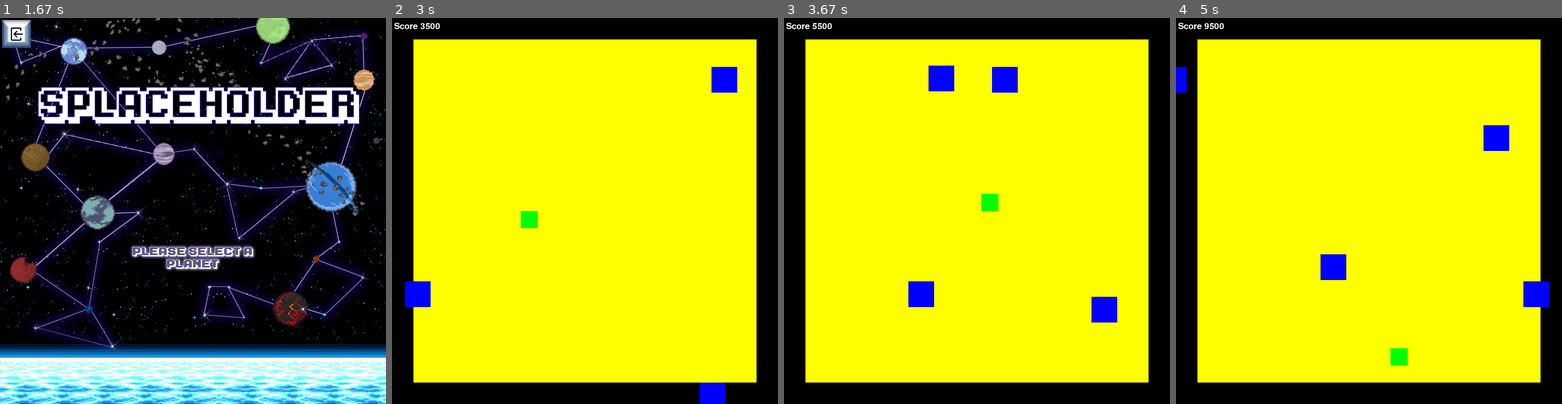
Above: before the commit, frames 1-4 (left to right).
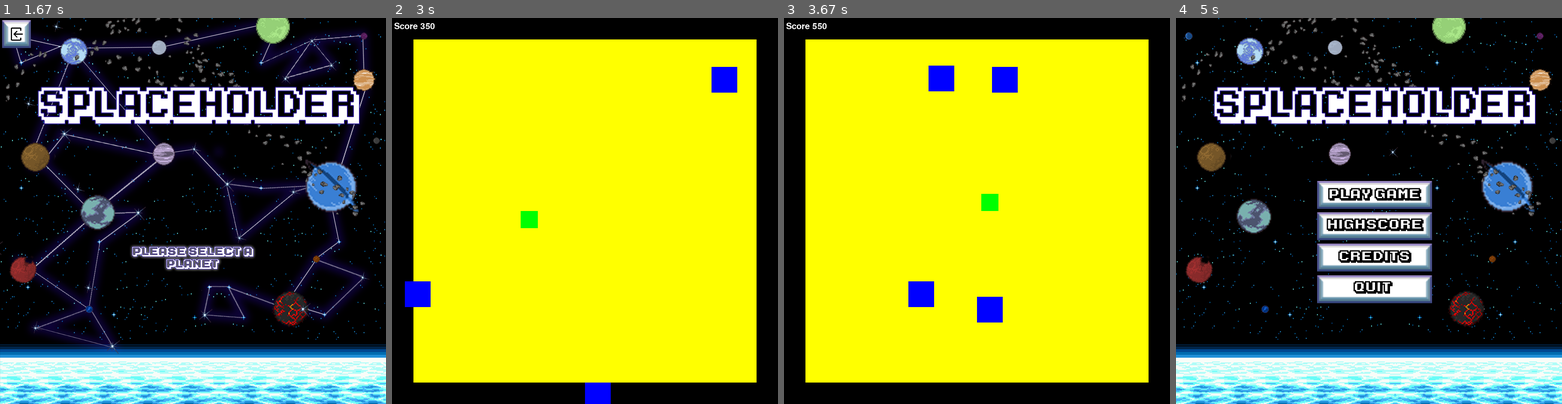
Above: after the commit, the same moments.

Repository: Errox/DickButt
Game: pygame game, started from main.py
Same seed, same stepped clock (60 frames per second), same inputs: the game is played once before the commit and once after it.
Inputs (mouse positions are in pixels of both pictures, inside the frame that each line leads up to):
- Up to frame 1 (1.67 s): hold Left 0.33-0.87 s; click (193, 268) at 1.03 s; click (200, 195) at 1.37 s
- Up to frame 2 (3 s): click (669, 33) at 1.73 s; hold Down 1.97-2.27 s; move the mouse to (492, 214) at 2 s; hold Left 2.3-2.7 s; hold Up from 2.73 s (still down)
- Up to frame 3 (3.67 s): release Up at 3.1 s; hold Right from 3.13 s (still down)
- Up to frame 4 (5 s): release Right at 3.77 s; hold Down 3.8-4.17 s; click (1369, 268) at 4.83 s

Frame 1 is identical in both runs. In frame 2, 0.8% of the frame differs, in the area x 11-87%, y 1-100%; in frame 3, 0.9%; in frame 4, 87%, in the area x 0-100%, y 0-100%.

Commit message:
fine tune

Diff:
--- a/sumo_smash.py
+++ b/sumo_smash.py
@@ -128,7 +128,7 @@
             self.image = pygame.Surface((60, 60))
             self.image.fill(BLUE)
             self.rect = self.image.get_rect()
-            self.rect.x = random.randrange(50, 850)
+            self.rect.x = 450
             self.rect.y = 1200
             self.speedy = random.randrange(10, 15)
 
@@ -219,7 +219,7 @@
             if event.type == pygame.QUIT:
                 running = False
 
-        count += 100
+        count += 10
         score = int(count)
 
         # Update
